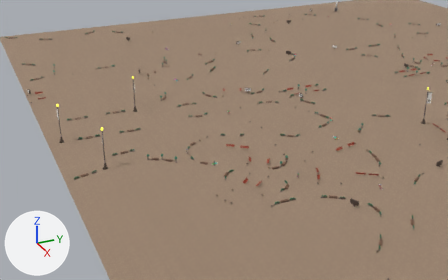
One commit to the glTF model models/street.glb: the scene before it, then after it.
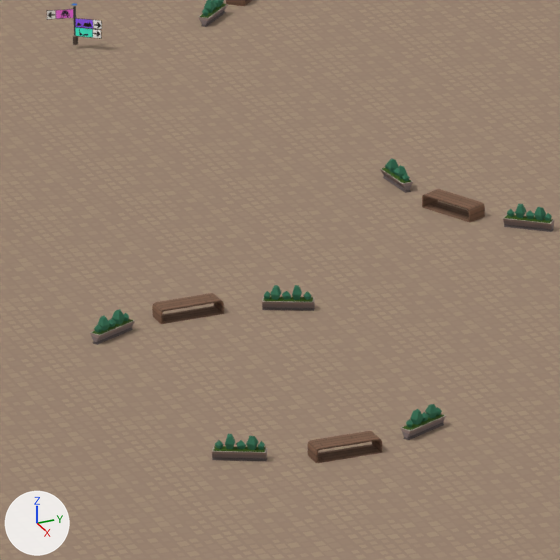
Each version is shown from a 50 mm camera at (393.1, -27.1, 99.8) aimed at (170.6, 73.1, -11.5), then close up on the part from 38% to 49% of the width and 28% to 45% of the height. Lighting does not change. The marker at lower left points along +X, +Y and +Z. Objects named as collision shapes, trigger or cutter boxes, shadow casters or lower levels of detail are left out. Where no turn or scale is listed for an object, it has been applied to the vertices.

Names of what the first close-up shows: 'Ground', 'Street_Bancos.003', 'Street_Bancos.014', 'Street_Bancos.015', 'base_pot.001', 'base_pot.010', 'base_pot.011', 'base_pot.012', 'base_pot.013'.
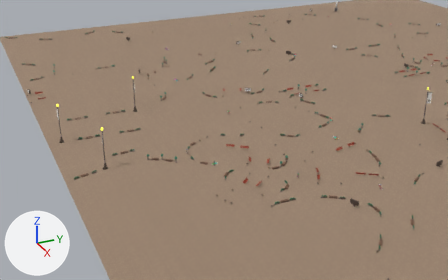
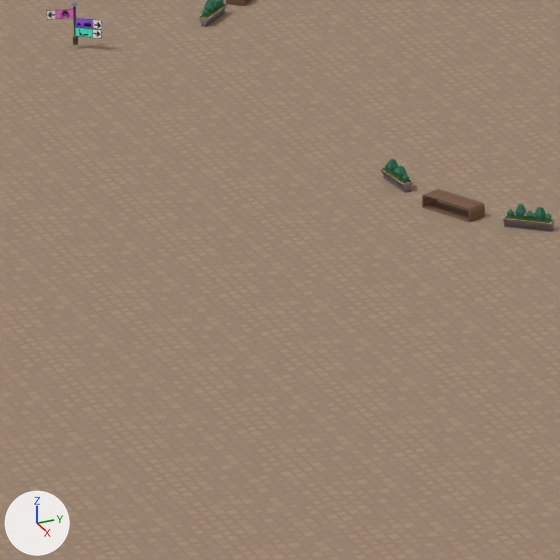
The edits, one by one:
Object 'Street_Bancos.015' (ob_street_bancos_015) is deleted.
Object 'base_pot.012' (ob_base_pot_012) is deleted.
Object 'base_pot.013' (ob_base_pot_013) is deleted.
Object 'Street_Bancos.014' (ob_street_bancos_014) is deleted.
Object 'base_pot.010' (ob_base_pot_010) is deleted.
Object 'base_pot.011' (ob_base_pot_011) is deleted.

Where the change shows, as pixel boxes [x1, y1, x2, y2] in the close-ups (560 x 560 px):
'Street_Bancos.014', deleted (brown)
    before: [308, 431, 382, 463]
'Street_Bancos.015', deleted (brown)
    before: [152, 293, 224, 324]
'base_pot.010', deleted
    before: [212, 434, 267, 461]
'base_pot.012', deleted
    before: [262, 285, 315, 311]
'base_pot.011', deleted
    before: [401, 404, 446, 440]
'base_pot.013', deleted
    before: [90, 309, 135, 345]
